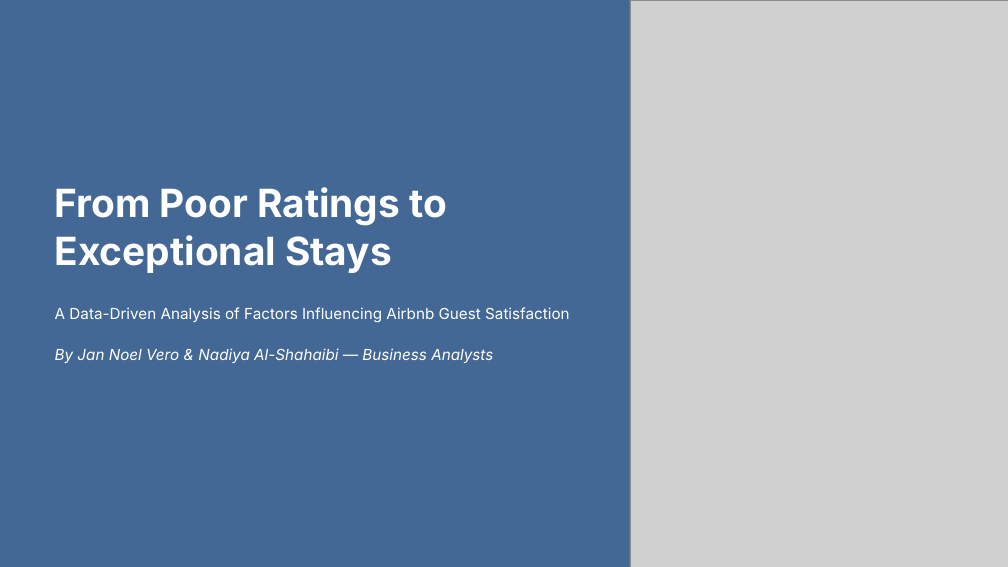
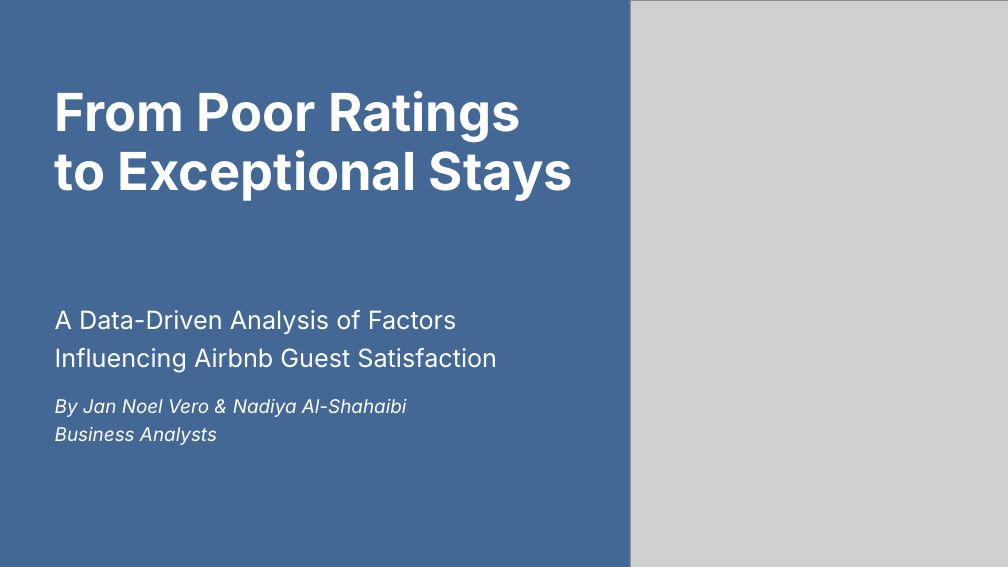
Before and after one commit to jannoelvero/first_project, a slide deck: slide 1 of slides/project_presentation.pptx. Drawn at 1008x567 pixels with LibreOffice and Linux fonts; fonts in the diff are those of the drawing; grey boxes stand for pictures; background and template pictures are left out. Boxes give left, top, right and bottom in pixels: in the first picture for what was removed or moved away, otherwise in the second. Text is boxed around its words. In the diff, an @@ line names an element or a change of style, - is before the commit and + after.

```diff
--- a/slides/project_presentation.pptx
+++ b/slides/project_presentation.pptx
@@ text "From Poor Ratings to Exceptional ...": place and size @@
-text "From Poor Ratings to Exceptional ..." at [55,187,447,273]
+text "From Poor Ratings to Exceptional ..." at [55,91,573,201]
@@ text "From Poor Ratings to Exceptional ..." at [55,91,573,201]: size 37 to 50 pt; line spacing 1.04 to 0.94 @@
@@ text at [55,310,497,372]: size 14.5 to 24 pt in "A Data-Driven Analysis of Factors Influencing Airbnb ..."; line spacing 1.33 to 1.23 @@
@@ text at [55,399,407,445]: text changed; size 14.5 to 18 pt @@
-By Jan Noel Vero & Nadiya Al-Shahaibi — Business Analysts
+By Jan Noel Vero & Nadiya Al-Shahaibi
+Business Analysts
```
Also in this commit, not shown: 13 other slides changed, 1 slide added.
